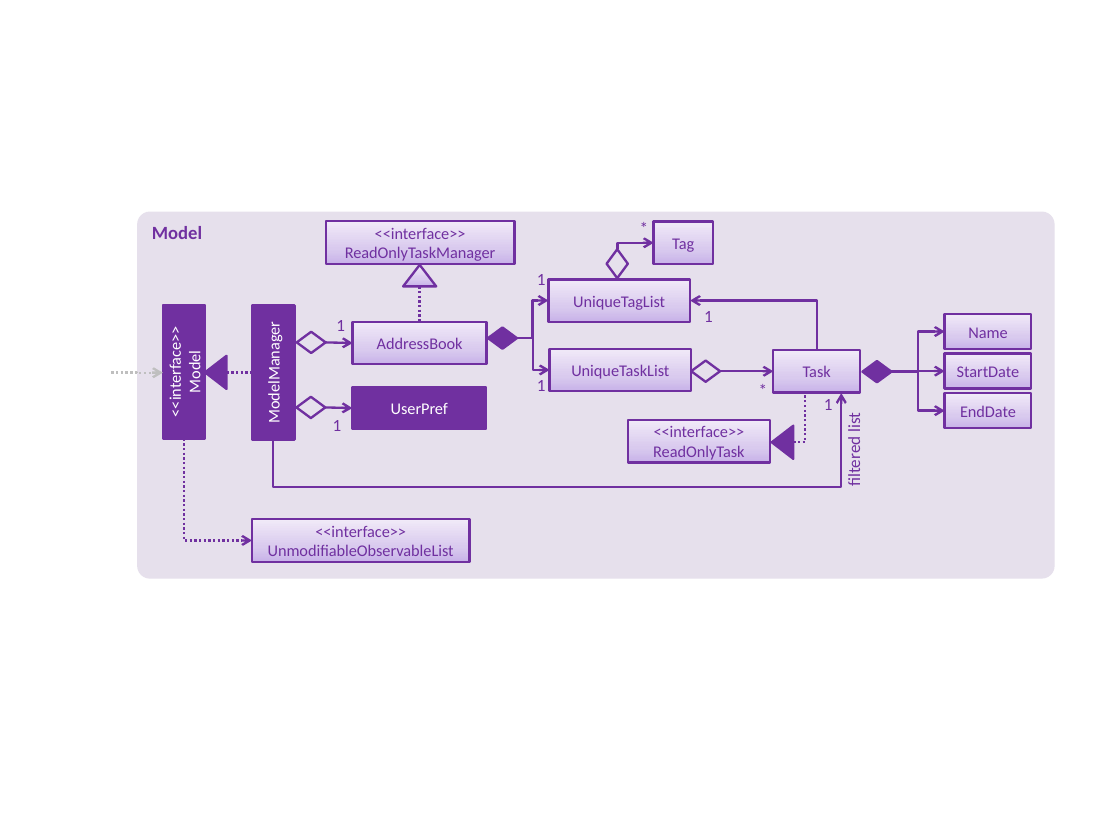
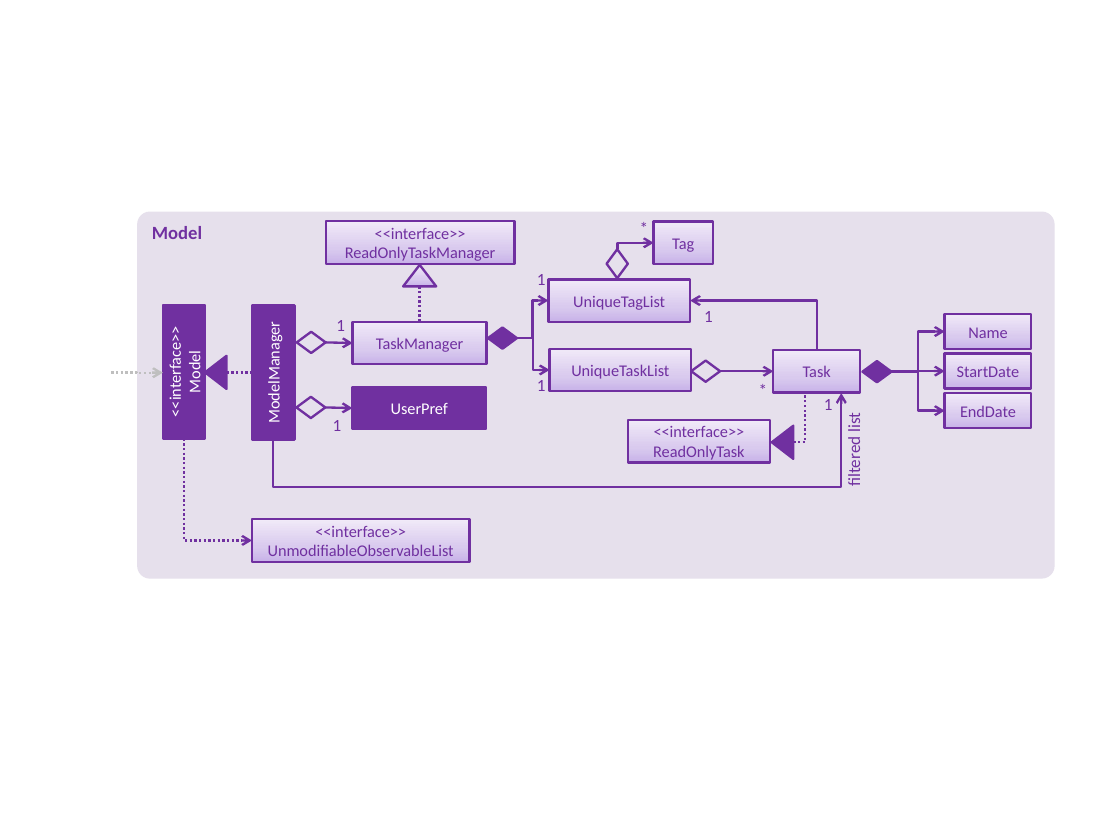
Before and after one commit to zeticous/main, a slide deck: slide 1 of docs/diagrams/ModelComponentClassDiagram.pptx. Drawn at 1120x840 pixels with LibreOffice and Linux fonts; fonts in the diff are those of the drawing. Boxes give left, top, right and bottom in pixels: in the first picture for what was removed or moved away, otherwise in the second. Text is boxed around its words. In the diff, an @@ line names an element or a change of style, - is before the commit and + after.

```diff
--- a/docs/diagrams/ModelComponentClassDiagram.pptx
+++ b/docs/diagrams/ModelComponentClassDiagram.pptx
@@ text in rectangle at [376,338,463,352]: text changed @@
-AddressBook
+TaskManager
```
Also in this commit, not shown: 1 other file.
